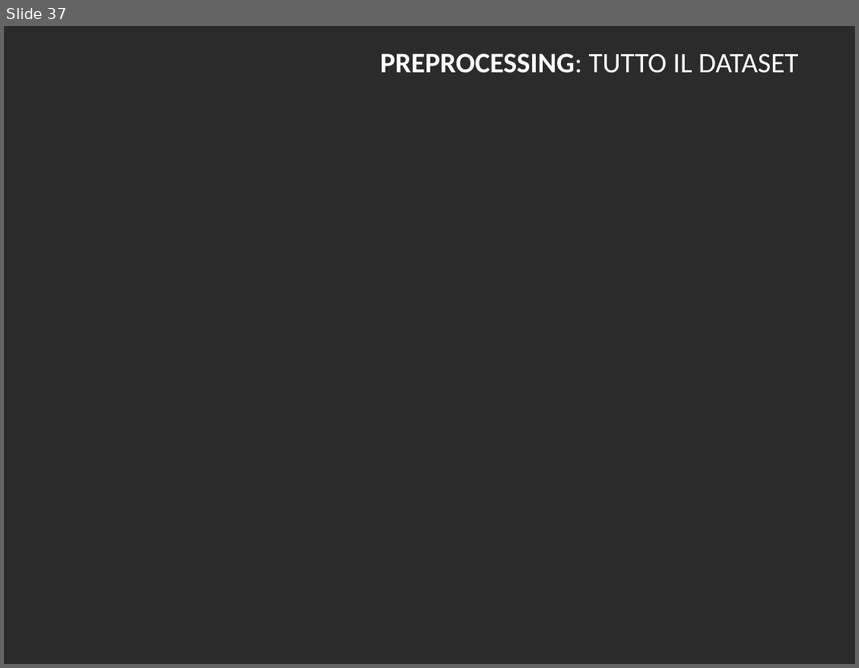
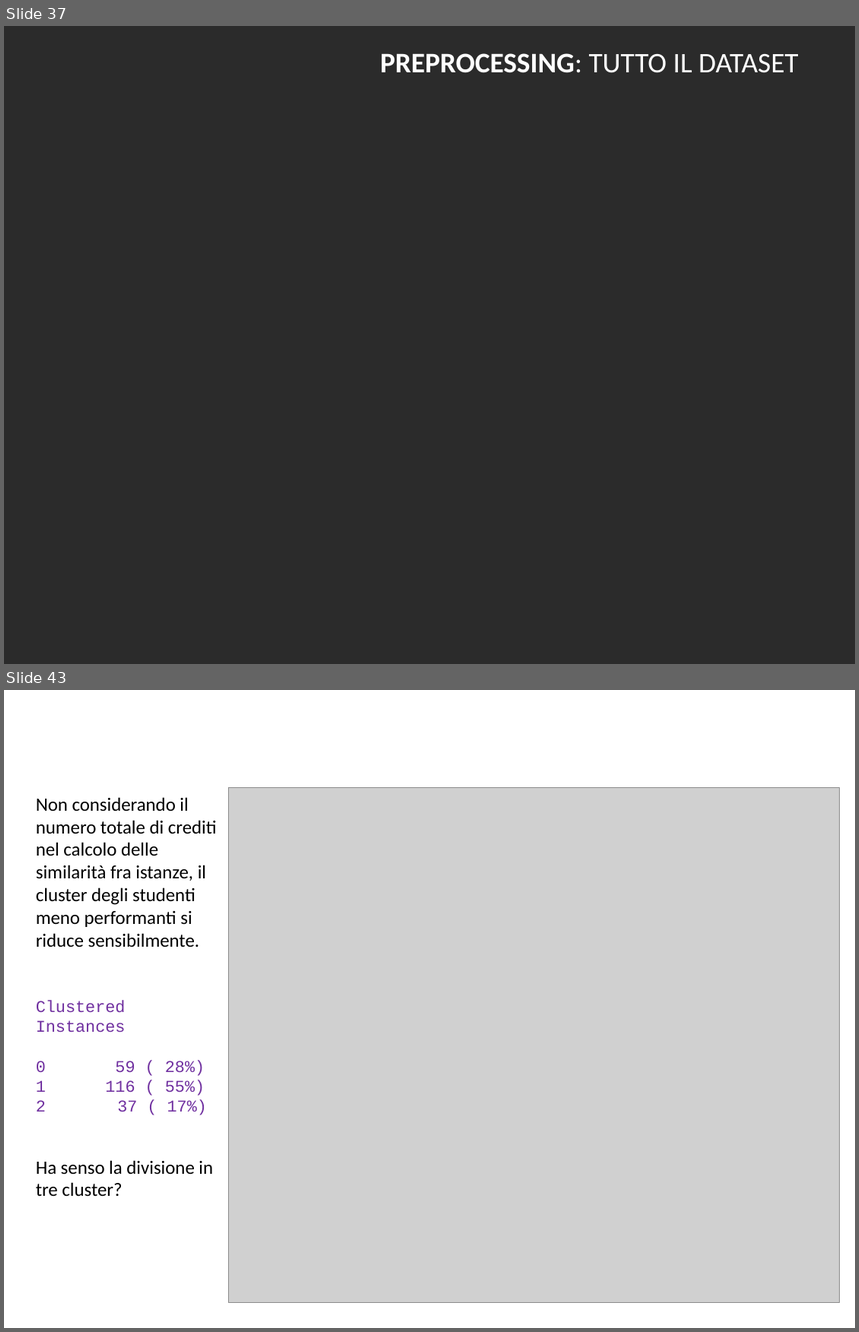
Before and after one commit to BlacknDecker/unifi, a slide deck: relazione.pptx. Shown one above the other, each under a label of ours: slide 37 before the commit, slides 37 and 43 after it; the slides between them are not shown. The pictures are 859x668 and 859x1332 pixels, drawn with LibreOffice and Linux fonts; fonts in the diff are those of the drawing; grey boxes stand for pictures; background and template pictures are left out; a plain dark background stands for a picture behind light text. Boxes give left, top, right and bottom in pixels: in the first picture for what was removed or moved away, otherwise in the second. Text is boxed around its words. In the diff, an @@ line names an element or a change of style, - is before the commit and + after.

Commit message:
Clustering clustering...

```diff
--- a/relazione.pptx
+++ b/relazione.pptx
@@ slide 43 added at (4,690,855,1328), background #FFFFFF @@
@@ text added at (36,797,217,1196), 16 pt, text #000000 @@
+Non considerando il numero totale di crediti nel calcolo delle similarità fra istanze, il cluster degli studenti meno performanti si riduce sensibilmente.
+Clustered Instances
+0 59 ( 28%)
+1 116 ( 55%)
+2 37 ( 17%)
+Ha senso la divisione in tre cluster?
@@ picture added at (229,788,840,1303) @@
@@ text added at (36,888,88,902), 24 pt, text #FFFFFF, bold @@
+CLUSTER ANALYSIS: SUBSET GEN
```
Also in this commit, not shown: 7 slides changed, 4 other slides added, 1 slide removed, 8 other files.
